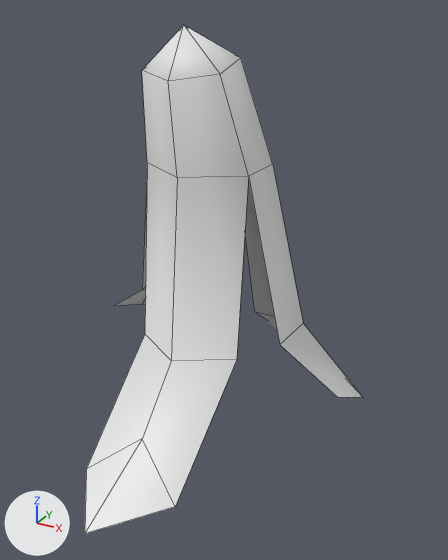
Two versions of the Blender file Assets/Blender/Item/Banana.blend, one commit apart.
One viewpoint serves both versions: a camera (50 mm lens) standing at (1.66, -2.85, 1.4) and looking at (0.15, -0.11, 0.03). The axes (+X, +Y, +Z) are drawn at lower left. The lights are the same throughout. Mesh edges are drawn as thin lines.

The scene before the commit, as lines of its bpy script (objects in view):
```python
me_cylinder_001 = bpy.data.meshes.new('Cylinder.001')
me_cylinder_001.from_pydata(...)  # 32 vertices, 26 faces; spans x -1.04..0.85, y -1.22..0.89, z -0.96..1.33
me_cylinder_001.polygons.foreach_set('use_smooth', [True] * 26)
ob_banana_peel = bpy.data.objects.new('Banana_Peel', me_cylinder_001)
ob_banana_peel.location = (0.0, 0.0, 0.0)
```
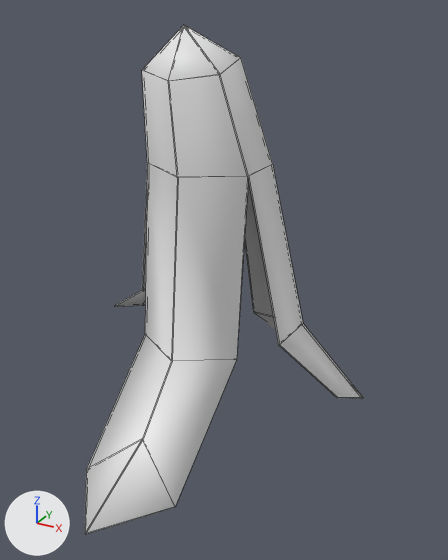
The change, as a list of edits to the scene's bpy script:
```text
Change me_cylinder_001:
    used by ob_banana_peel; location = (0.0, 0.0, 0.0)
    remove me_cylinder_001.from_pydata(...)  # 32 vertices, 26 faces; spans x -1.04..0.85, y -1.22..0.89, z -0.96..1.33
    add me_cylinder_001.from_pydata(...)  # 64 vertices, 70 faces; spans x -1.04..0.85, y -1.22..0.89, z -0.96..1.33
    me_cylinder_001 part 1
    32 vertices are added at x -1.04..0.85, y -1.22..0.89, z -0.96..1.32
    44 new faces join them
```

Changed parts and their boxes (x1, y1, x2, y2) in the pictures (448 x 560 px):
'Banana_Peel', reshaped
    before: (85, 25, 363, 533)
    after: (85, 25, 363, 535)
part 1 of me_cylinder_001, added
    after: (85, 177, 362, 535)
